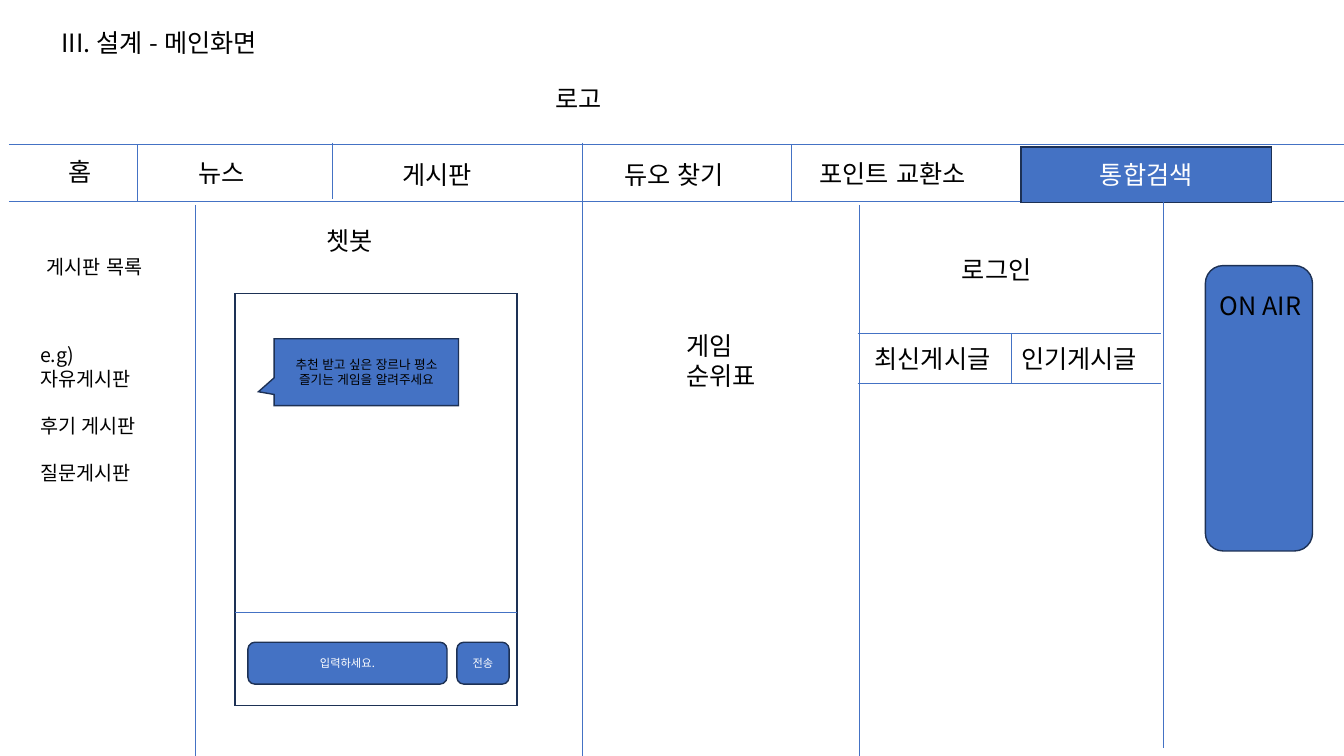
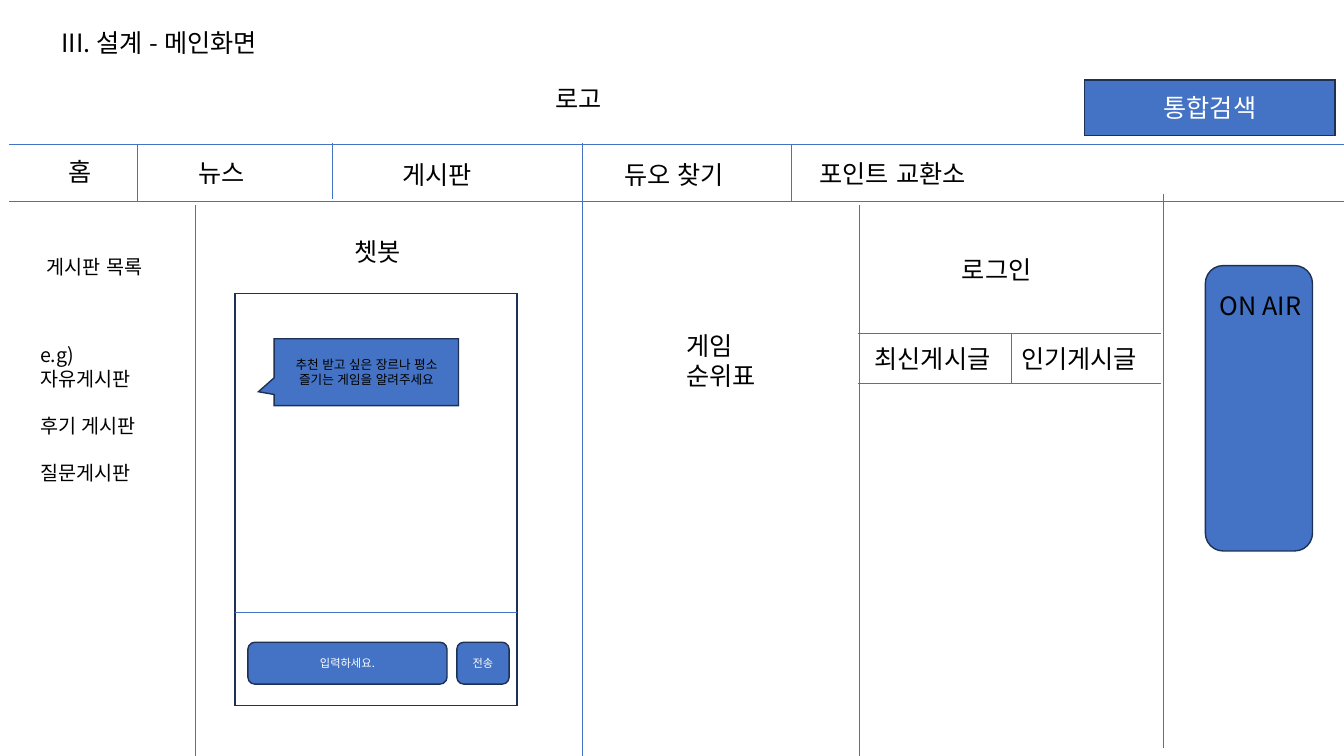
Before and after one commit to chlwlsgh777/project, a slide deck: slide 6 of GamSearch.pptx. Drawn at 1344x756 pixels with LibreOffice and Linux fonts; fonts in the diff are those of the drawing. Boxes give left, top, right and bottom in pixels: in the first picture for what was removed or moved away, otherwise in the second. Text is boxed around its words. In the diff, an @@ line names an element or a change of style, - is before the commit and + after.

```diff
--- a/GamSearch.pptx
+++ b/GamSearch.pptx
@@ rectangle "통합검색": place and size @@
-rectangle "통합검색" at bbox=[1021, 147, 1272, 203]
+rectangle "통합검색" at bbox=[1085, 80, 1336, 135]
@@ text "쳇봇": place and size @@
-text "쳇봇" at bbox=[327, 229, 373, 252]
+text "쳇봇" at bbox=[354, 240, 400, 263]
```
Also in this commit, not shown: 1 other slide changed.
